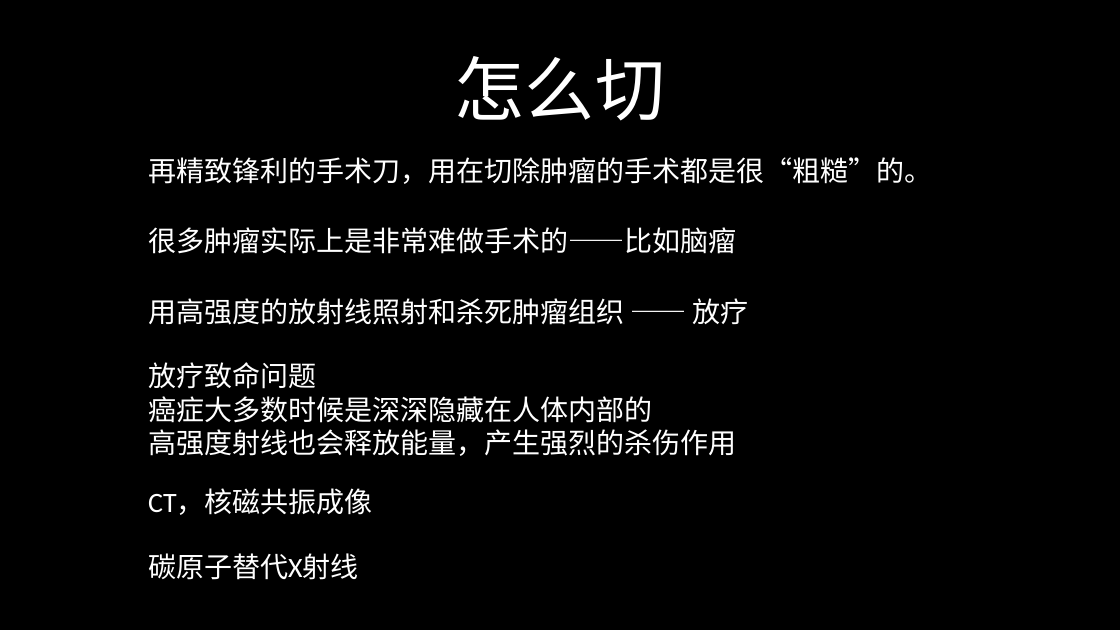
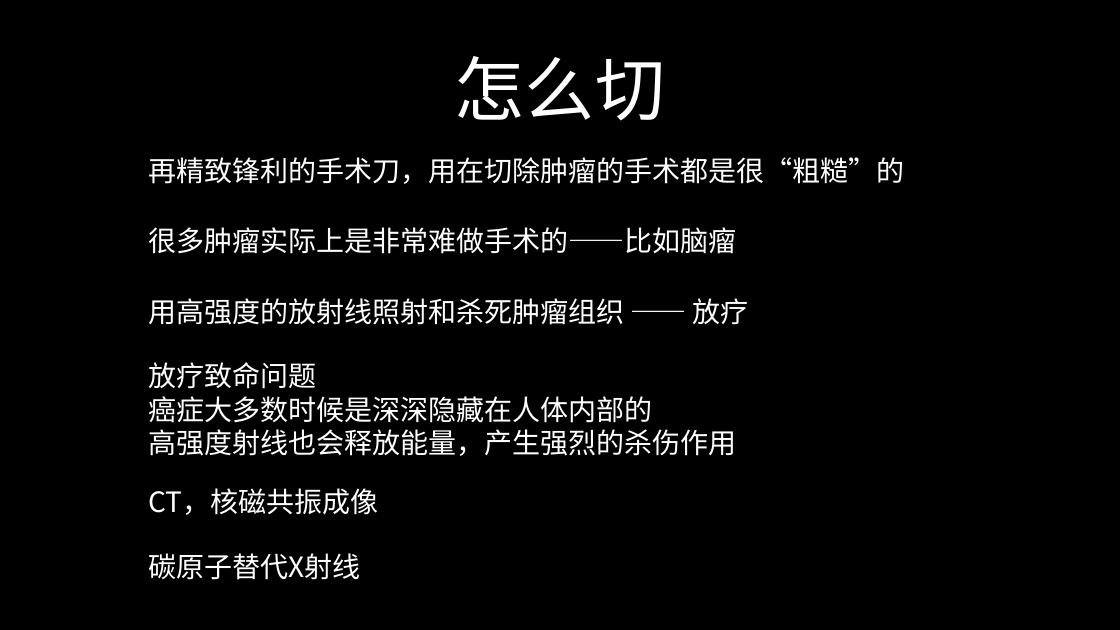
Before and after one commit to FredJiangFei/freetalk, a slide deck: slide 6 of 癌症/癌症.pptx. Drawn at 1120x630 pixels with LibreOffice and Linux fonts; fonts in the diff are those of the drawing. Boxes give left, top, right and bottom in pixels: in the first picture for what was removed or moved away, otherwise in the second. Text is boxed around its words. In the diff, an @@ line names an element or a change of style, - is before the commit and + after.

```diff
--- a/癌症/癌症.pptx
+++ b/癌症/癌症.pptx
@@ text at (148,157,904,184): text changed; font Calibri to Noto Sans CJK SC @@
-再精致锋利的手术刀，用在切除肿瘤的手术都是很“粗糙”的。
+再精致锋利的手术刀，用在切除肿瘤的手术都是很“粗糙”的
@@ text "CT，核磁共振成像" at (148,488,378,515): font Calibri to Noto Sans CJK SC @@
@@ text "碳原子替代X射线" at (148,553,360,580): font Calibri to Noto Sans CJK SC @@
```
Also in this commit, not shown: 14 other slides changed, 1 slide added.
